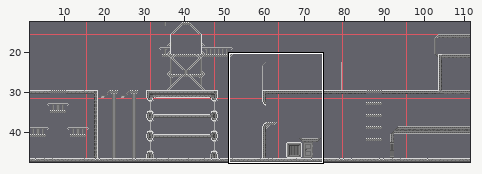
Two versions of a level (Tiled map, resource/maps/fourth_level.tmx). The picture above shows the old version from afar; the outline marks the close-up.
Close-up. First the earlier version:
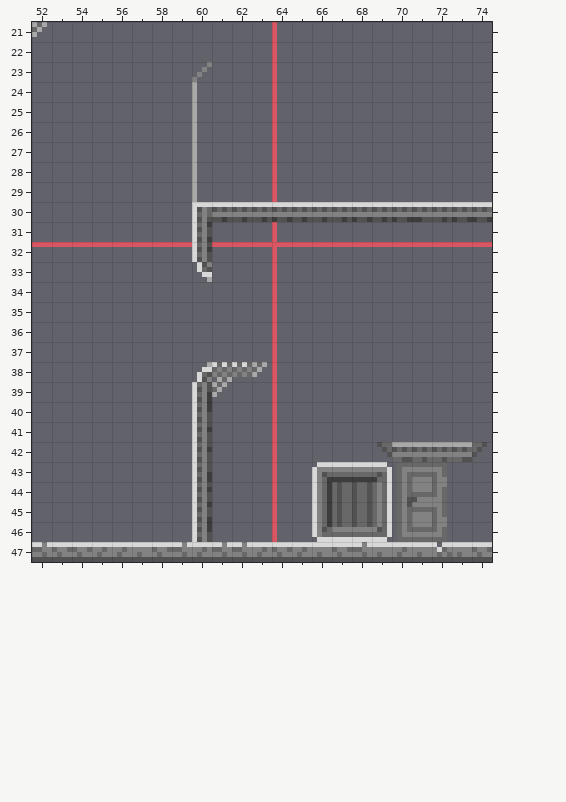
Cells are 4x4 px. Shown: x 52..74, y 21..47. The commit also changed other parts of the map, which this record leaves out.
And afterwards:
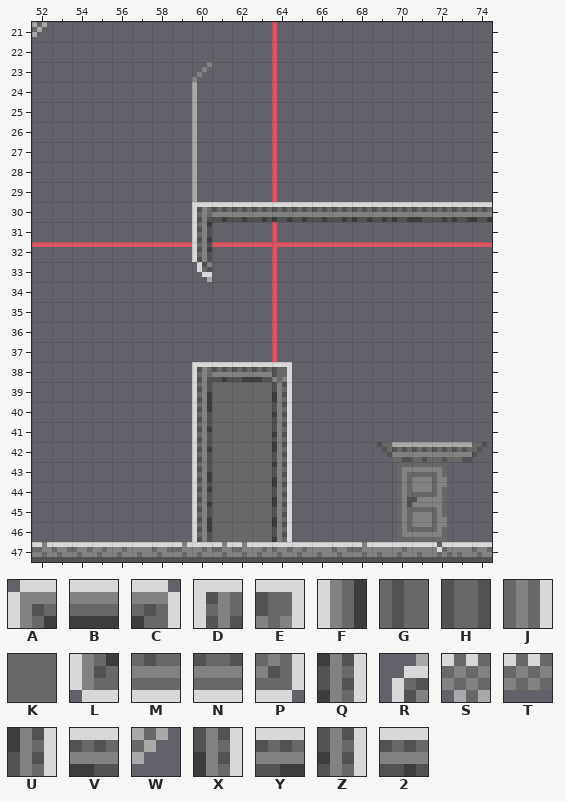
Key: from "city_tileset": A 6, B 7, C 9, D 18, E 19, F 22, G 23, H 24, J 25, K 35, L 54, M 55, N 56, P 57, Q 64 turned 180, R 70 flipped up-down, S 76, T 77, U 80 turned 180, V 80 turned 90, W 92, X 96 turned 180, Y 96 turned 90, Z 112 turned 180, 2 112 turned 90.
_ is an empty cell, . an unchanged one.
Diff:
--- layer "second/background" (now hidden)
@@ x 60..60 @@
-38 R
+38 _
@@ x 66..69 @@
-43 ABBC
-44 FGHJ
-45 FGHJ
-46 LMNP
+43 ____
+44 ____
+45 ____
+46 ____
--- layer "second/front layer" (now hidden)
@@ x 61..63 @@
-38 STW
-39 W..
+38 ___
+39 _..
--- layer "first/background"
@@ x 60..64 @@
-38 R____
-39 ._.._
-40 ...._
-41 ...._
-42 ...._
-43 ...._
-44 ...._
-45 ...._
-46 ...._
+38 D2YVE
+39 .K..X
+40 ....Z
+41 ....Z
+42 ....U
+43 ....Q
+44 ....Q
+45 ....Q
+46 ....Q
--- layer "first/front layer"
@@ x 61..63 @@
-38 TTW
-39 W..
+38 ___
+39 _..
Changed places in both close-ups, as pixel boxes (x1, y1, x2, y2):
changed: (192, 362, 292, 542)
removed: (312, 462, 392, 542)
